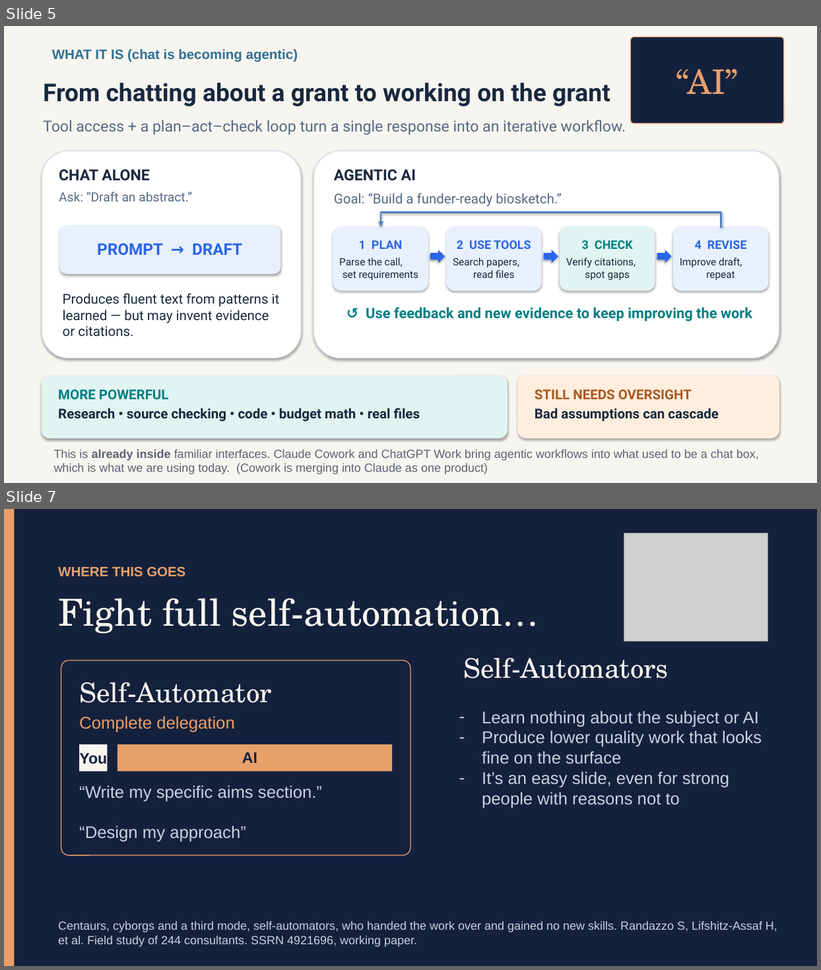
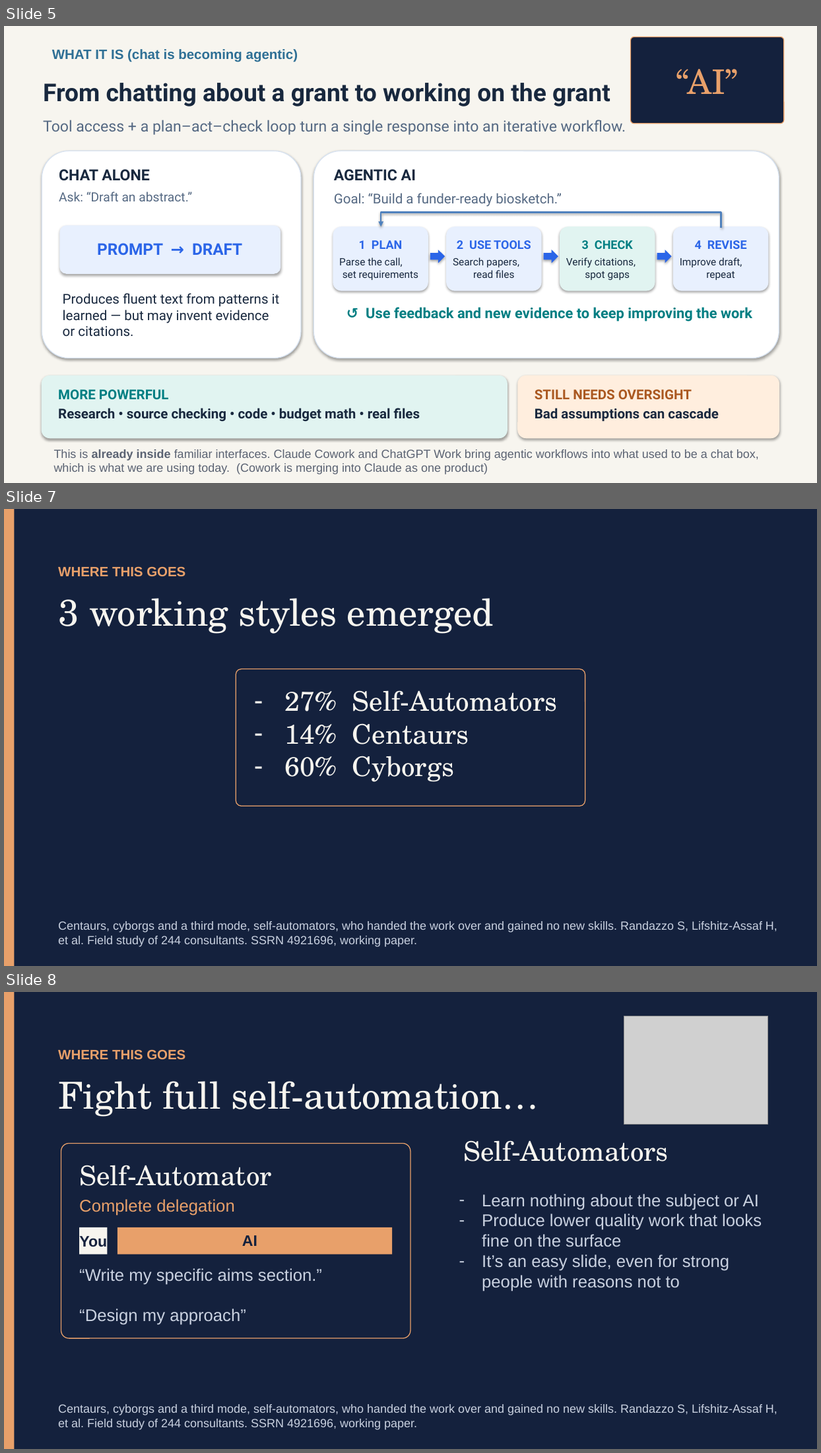
Before and after one commit to scripps-ai-enablement/ai-for-grant-writing, a slide deck: version 1/Using AI for Grant Writing v1.pptx. Shown one above the other, each under a label of ours: slides 5 and 7 before the commit, slides 5, 7 and 8 after it; the slides between them are not shown. The pictures are 821x970 and 821x1453 pixels, drawn with LibreOffice and Linux fonts; fonts in the diff are those of the drawing; grey boxes stand for pictures. Boxes give left, top, right and bottom in pixels: in the first picture for what was removed or moved away, otherwise in the second. Text is boxed around its words. In the diff, an @@ line names an element or a change of style, - is before the commit and + after.

```diff
--- a/version 1/Using AI for Grant Writing v1.pptx
+++ b/version 1/Using AI for Grant Writing v1.pptx
@@ slide 7 added at [4,509,817,966], background #14213D @@
@@ rectangle added at [4,509,15,966], fill #E8A06A @@
@@ text added at [58,566,186,576], 16 pt, text #E8A06A, bold @@
+WHERE THIS GOES
@@ text added at [58,598,494,634], 44 pt, text #F7F5EF @@
+3 working styles emerged
@@ rounded rectangle added at [236,669,585,807], fill #14213D, outline #E8A06A 1 pt @@
@@ text added at [284,691,558,782], 32 pt, text #F7F5EF @@
+– 27% Self-Automators
+– 14% Centaurs
+– 60% Cyborgs
@@ text added at [58,921,778,947], 14 pt, text #C9D1E0 @@
+Centaurs, cyborgs and a third mode, self-automators, who handed the work over and gained no new skills. Randazzo S, Lifshitz-Assaf H, et al. Field study of 244 consultants. SSRN 4921696, working paper.
@@ what was slide 7 is now slide 8 @@
```
Also in this commit, not shown: 4 slides changed, 1 other slide added, 3 slides removed.
